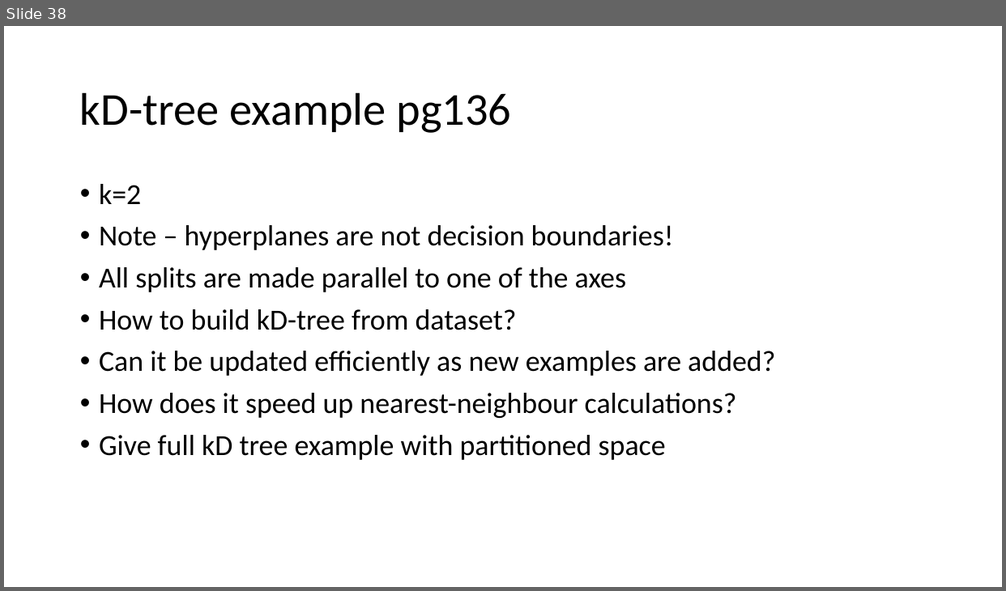
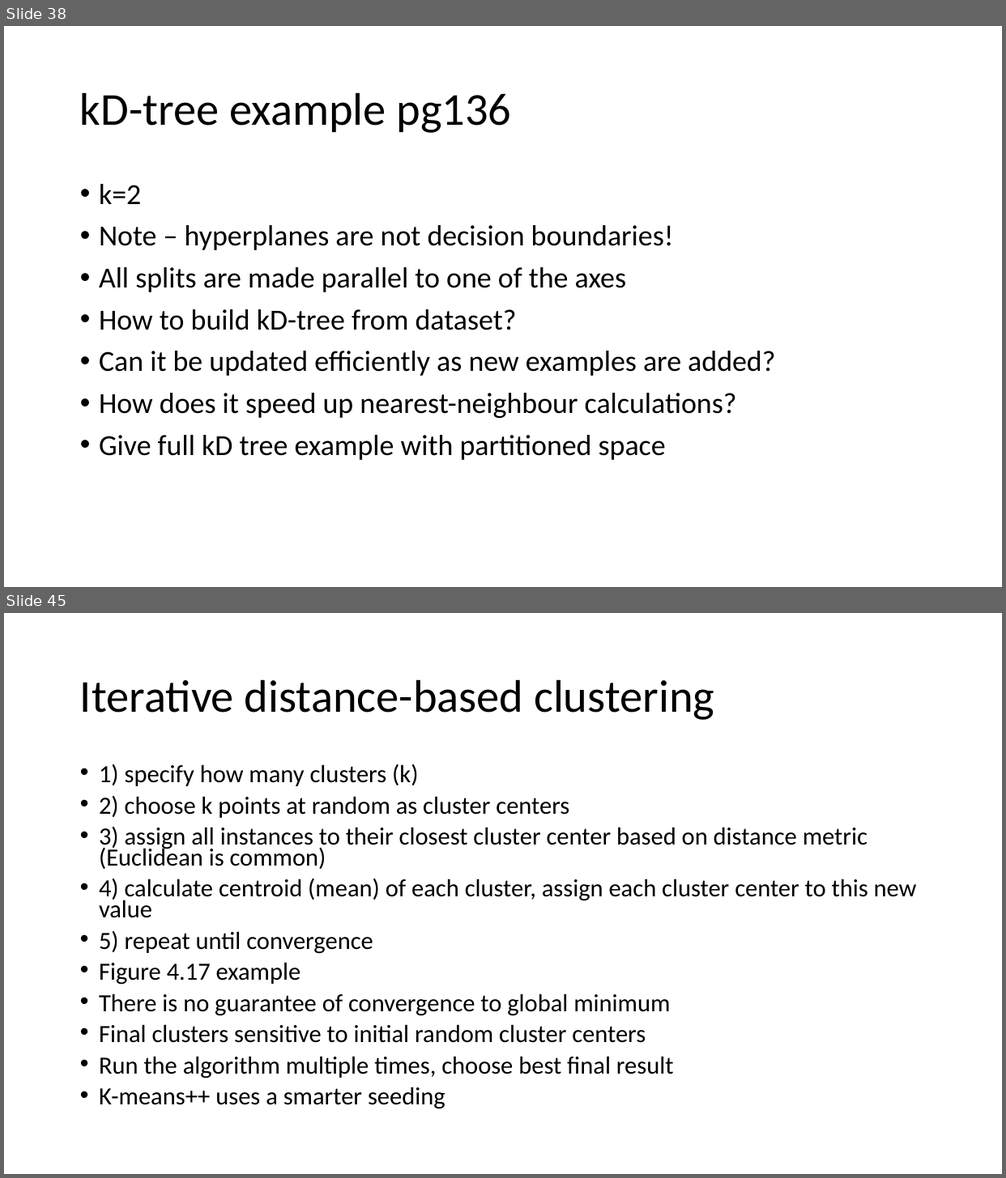
Before and after one commit to russellu/cs405, a slide deck: Lecture_Algorithms.pptx. Shown one above the other, each under a label of ours: slide 38 before the commit, slides 38 and 45 after it; the slides between them are not shown. The pictures are 1006x591 and 1006x1178 pixels, drawn with LibreOffice and Linux fonts; fonts in the diff are those of the drawing. Boxes give left, top, right and bottom in pixels: in the first picture for what was removed or moved away, otherwise in the second. Text is boxed around its words. In the diff, an @@ line names an element or a change of style, - is before the commit and + after.

Commit message:
more about algorithms

```diff
--- a/Lecture_Algorithms.pptx
+++ b/Lecture_Algorithms.pptx
@@ slide 45 added at (4,613,1002,1174), background #FFFFFF @@
@@ title added at (80,679,714,720), 44 pt, text #000000 @@
+Iterative distance-based clustering
@@ text added at (99,764,917,1110), 23.8 pt, text #000000 @@
+• 1) specify how many clusters (k)
+• 2) choose k points at random as cluster centers
+• 3) assign all instances to their closest cluster center based on distance metric (Euclidean is common)
+• 4) calculate centroid (mean) of each cluster, assign each cluster center to this new value
+• 5) repeat until convergence
+• Figure 4.17 example
+• There is no guarantee of convergence to global minimum
+• Final clusters sensitive to initial random cluster centers
+• Run the algorithm multiple times, choose best final result
+• K-means++ uses a smarter seeding
```
Also in this commit, not shown: 2 slides changed, 16 other slides added.
